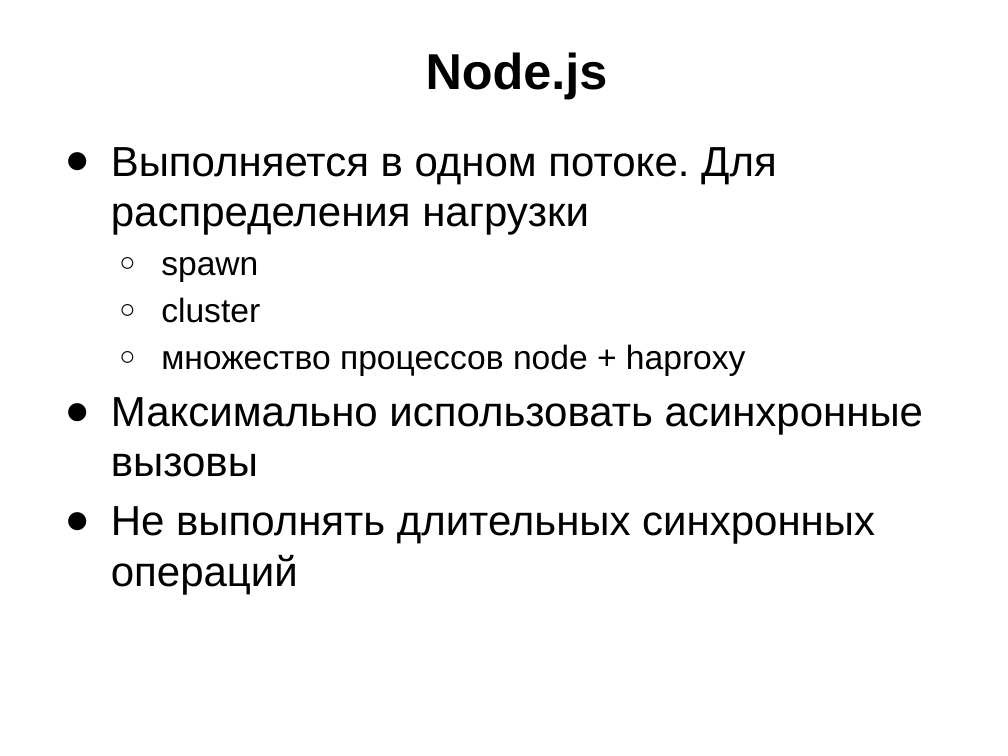
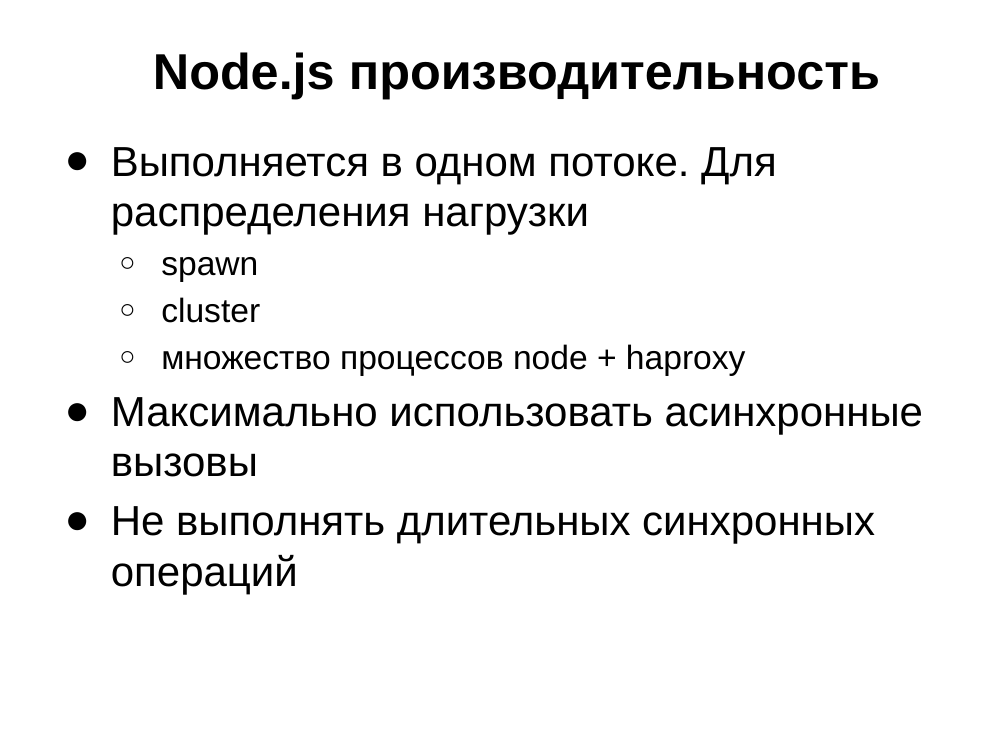
Before and after one commit to schadov/241m-lectures, a slide deck: slide 43 of Lecture-Server.pptx (slide 34 before the commit). Drawn at 1008x756 pixels with LibreOffice and Linux fonts; fonts in the diff are those of the drawing. Boxes give left, top, right and bottom in pixels: in the first picture for what was removed or moved away, otherwise in the second. Text is boxed around its words. In the diff, an @@ line names an element or a change of style, - is before the commit and + after.

```diff
--- a/Lecture-Server.pptx
+++ b/Lecture-Server.pptx
@@ title at box(153, 52, 880, 99): text changed @@
-Node.js
+Node.js производительность
```
Also in this commit, not shown: 11 other slides changed, 9 slides added.
